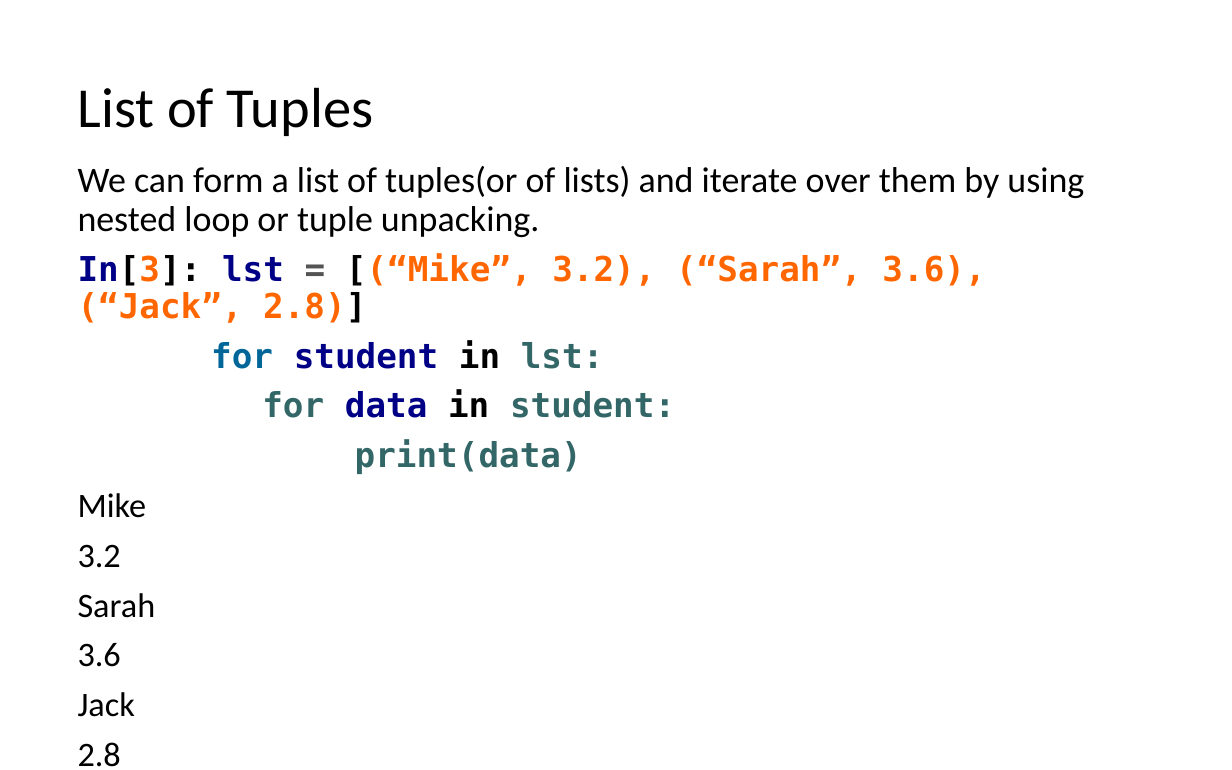
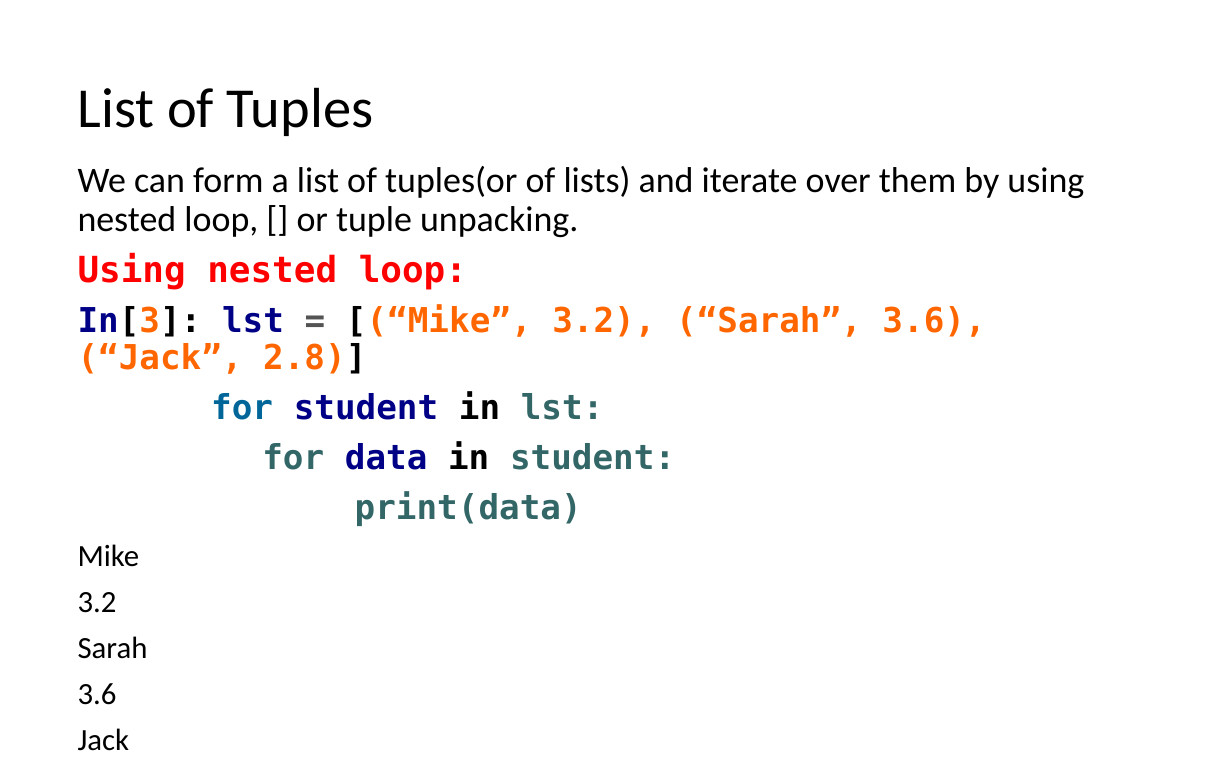
Before and after one commit to LongBaoNguyen/longbaonguyen.github.io, a slide deck: slide 8 of courses/apcsp/lect7.pptx. Drawn at 1232x770 pixels with LibreOffice and Linux fonts; fonts in the diff are those of the drawing. Boxes give left, top, right and bottom in pixels: in the first picture for what was removed or moved away, otherwise in the second. Text is boxed around its words. In the diff, an @@ line names an element or a change of style, - is before the commit and + after.

```diff
--- a/courses/apcsp/lect7.pptx
+++ b/courses/apcsp/lect7.pptx
@@ text at [78, 166, 1084, 290]: text changed @@
-We can form a list of tuples(or of lists) and iterate over them by using nested loop or tuple unpacking.
+We can form a list of tuples(or of lists) and iterate over them by using nested loop, [] or tuple unpacking.
+Using nested loop:
@@ text at [78, 544, 148, 751]: size 20 to 18 pt in "Mike", "3.2", "Sarah", "3.6" and 2 more places @@
```
Also in this commit, not shown: 8 other slides changed, 7 slides added, 2 other files.
